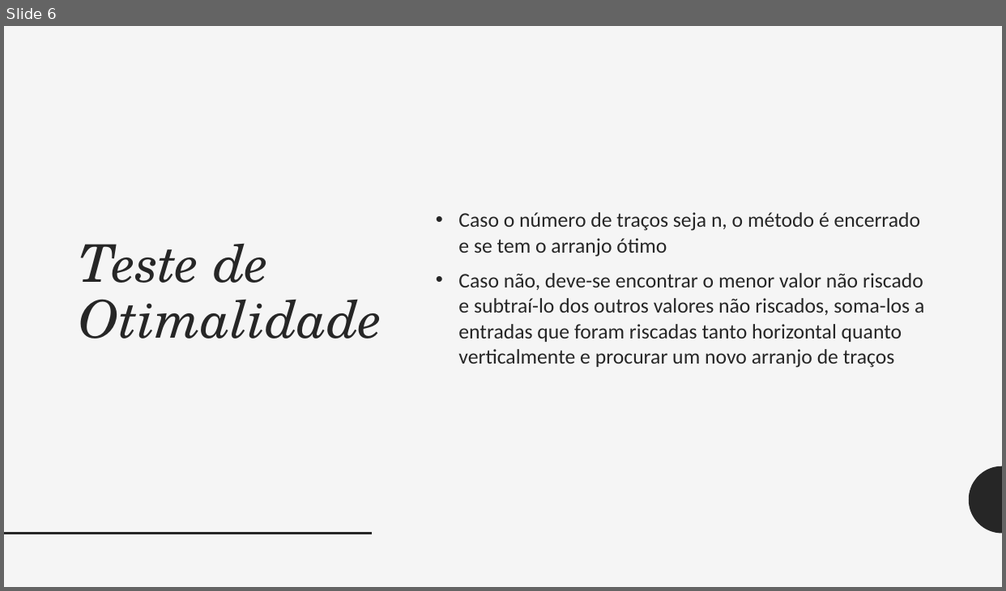
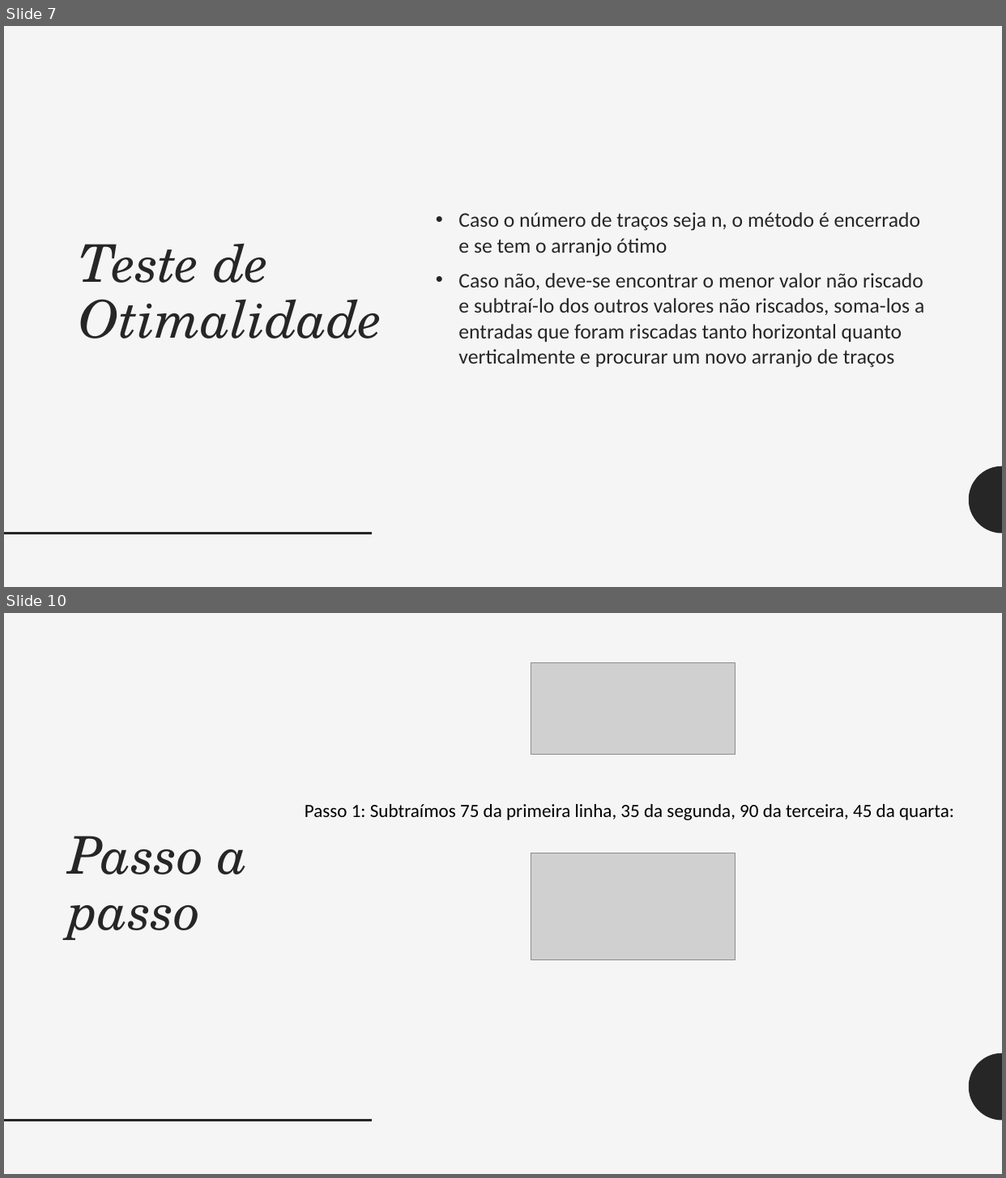
Before and after one commit to rafaelmotaalves/MetodoHungaro, a slide deck: MetodoHungaro.pptx. Shown one above the other, each under a label of ours: slide 6 before the commit, slides 7 and 10 after it; the slides between them are not shown. The pictures are 1006x591 and 1006x1178 pixels, drawn with LibreOffice and Linux fonts; fonts in the diff are those of the drawing; grey boxes stand for pictures. Boxes give left, top, right and bottom in pixels: in the first picture for what was removed or moved away, otherwise in the second. Text is boxed around its words. In the diff, an @@ line names an element or a change of style, - is before the commit and + after.

```diff
--- a/MetodoHungaro.pptx
+++ b/MetodoHungaro.pptx
@@ slide 10 added at (4,613,1002,1174), background #F5F5F5; not listed: 2 template elements that a slide beside it also shows @@
@@ picture added at (531,662,735,754) @@
@@ text added at (305,804,954,820), 18 pt, text #000000 @@
+Passo 1: Subtraímos 75 da primeira linha, 35 da segunda, 90 da terceira, 45 da quarta:
@@ title added at (69,836,248,940), 50 pt, text #262626, italic @@
+Passo a passo
@@ picture added at (531,854,735,960) @@
@@ what was slide 6 is now slide 7 @@
```
Also in this commit, not shown: 2 slides changed, 12 other slides added.
